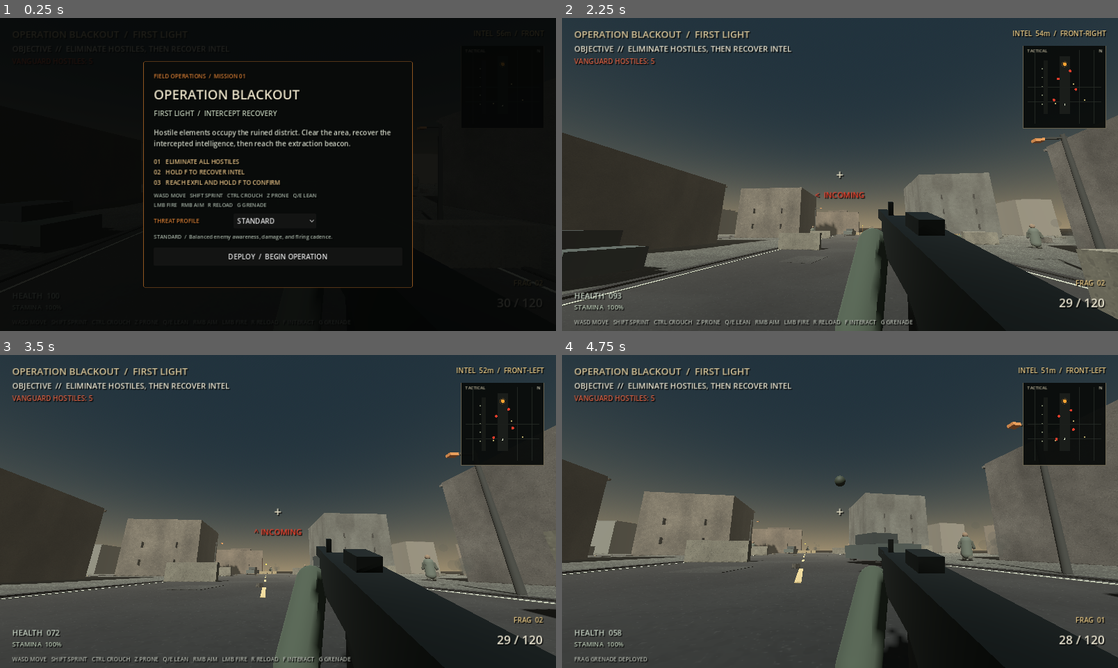
Above: before the commit, frames 1-4 (two rows, left to right).
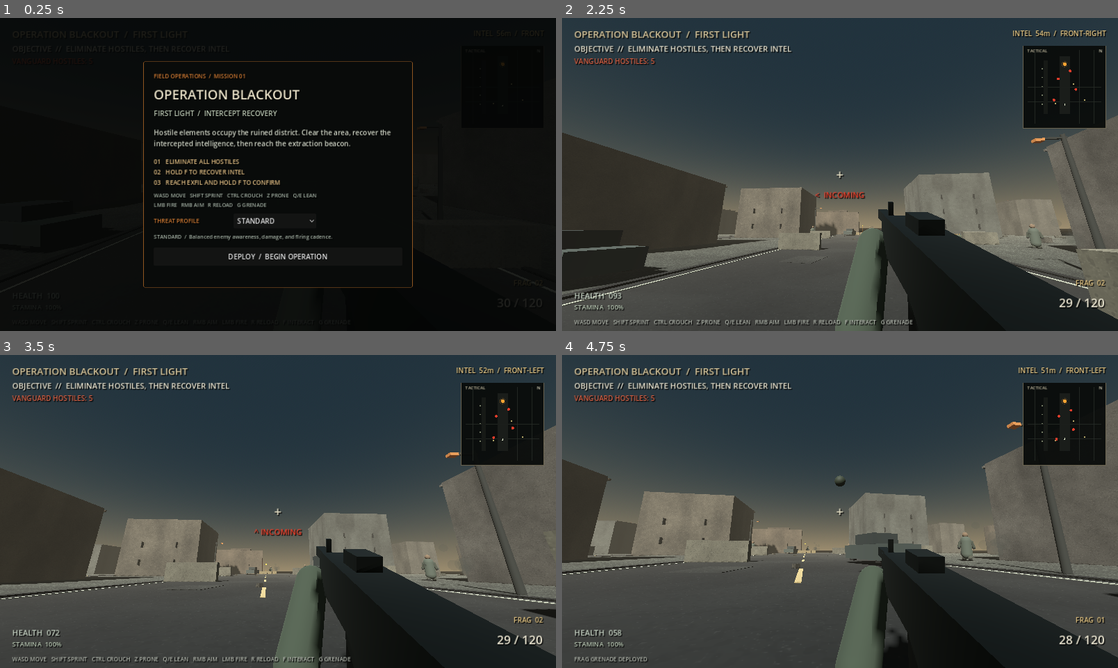
Above: after the commit, the same moments.

Repository: Liladizilla/operation-blackout
Game: Godot game, scene res://scenes/main.tscn
Same seed, same stepped clock (60 frames per second), same inputs: the game is played once before the commit and once after it.
Inputs (mouse positions are in pixels of both pictures, inside the frame that each line leads up to):
- Up to frame 1 (0.25 s): no input
- Up to frame 2 (2.25 s): click "DEPLOY / BEGIN OPERATION" at 0.5 s; tap Enter at 1.25 s; move the mouse to (867, 174) at 1.27 s; hold W (move_forward) from 1.28 s (still down); tap Ctrl (crouch) at 1.35 s; click (867, 174) at 1.42 s; tap Space (jump) at 1.52 s; move the mouse to (812, 174) at 2.02 s; tap F (interact) at 2.1 s
- Up to frame 3 (3.5 s): keep holding W (move_forward); tap Space (jump) at 2.27 s; move the mouse to (289, 505) at 2.77 s; tap Z (prone) at 2.85 s
- Up to frame 4 (4.75 s): keep holding W (move_forward); move the mouse to (834, 517) at 3.52 s; tap Shift (sprint) at 3.6 s; click (834, 517) at 3.67 s; tap Space (jump) at 3.77, 4.52 s; move the mouse to (878, 514) at 4.27 s; tap G (throw_grenade) at 4.35 s

The runs differ from the first frame. In frame 2, less than 0.1% of the frame differs, in the area x 78-90%, y 58-70%; in frame 3, less than 0.1%; in frame 4, less than 0.1%, in the area x 5-77%, y 53-64%.

Commit message:
Extend weathered materials across ruined perimeter district

Diff:
--- a/scripts/environment_details.gd
+++ b/scripts/environment_details.gd
@@ -91,6 +91,27 @@
 	shared_materials[key] = material
 	return material
 
+func _surface_kind_for_name(label: String) -> float:
+	if label in ["ConcreteRubble", "FacadeCollapseRubble"]:
+		return 2.0
+	if label == "ServiceLane":
+		return 1.0
+	if label in ["OuterDistrictBuilding", "CollapsedRoof", "ExposedFacadeRib"]:
+		return 0.0
+	return -1.0
+
+func _surface_material(color: Color, surface_kind: float) -> ShaderMaterial:
+	var key := "surface:%s:%s" % [color.to_html(true), str(surface_kind)]
+	if shared_materials.has(key):
+		return shared_materials[key] as ShaderMaterial
+	var shader_material := ShaderMaterial.new()
+	shader_material.shader = load("res://shaders/battlefield_surface.gdshader") as Shader
+	shader_material.set_shader_parameter("base_color", color)
+	shader_material.set_shader_parameter("surface_kind", surface_kind)
+	shader_material.set_shader_parameter("detail_scale", 1.0)
+	shared_materials[key] = shader_material
+	return shader_material
+
 func _box(label: String, pos: Vector3, size: Vector3, color: Color, collision: bool) -> Node3D:
 	var node: Node3D = StaticBody3D.new() if collision else Node3D.new()
 	node.name = label
@@ -105,7 +126,8 @@
 	var mesh := BoxMesh.new()
 	mesh.size = size
 	mesh_instance.mesh = mesh
-	mesh_instance.material_override = _material(color)
+	var surface_kind := _surface_kind_for_name(label)
+	mesh_instance.material_override = _surface_material(color, surface_kind) if surface_kind >= 0.0 else _material(color)
 	node.add_child(mesh_instance)
 	if collision:
 		var shape_node := CollisionShape3D.new()
